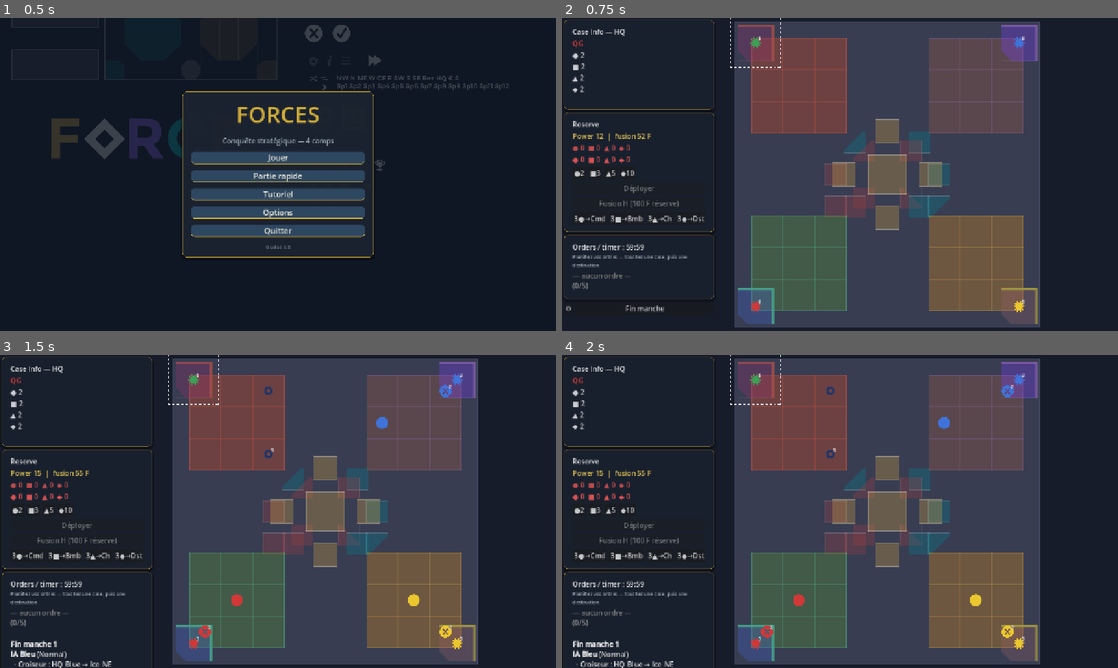
Above: before the commit, frames 1-4 (two rows, left to right).
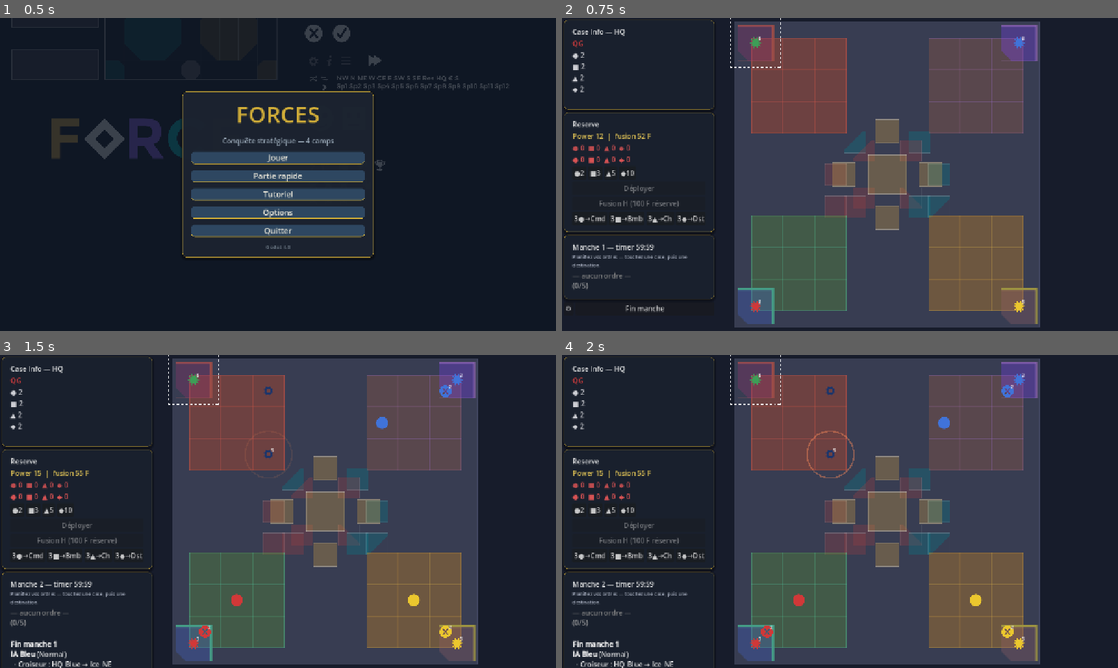
Above: after the commit, the same moments.

Repository: tlloancy/Forces
Game: Godot game, scene res://scenes/menu/main_menu.tscn
Same seed, same stepped clock (60 frames per second), same inputs: the game is played once before the commit and once after it.
Inputs:
- Up to frame 1 (0.5 s): no input
- Up to frame 2 (0.75 s): click "Partie rapide" at 0.5 s
- Up to frame 3 (1.5 s): click "Fin manche" at 1.25 s
- Up to frame 4 (2 s): no input

Frame 1 is identical in both runs. In frame 2, 0.2% of the frame differs, in the area x 1-17%, y 72-75%; in frame 3, 0.2%; in frame 4, 0.3%, in the area x 1-53%, y 24-75%.

Commit message:
Port solo v1 : victoire, flash résolution, réserve QG, options persistées.
Overlay fin de partie, pulse des combats sur la carte, cycle réserve au QG, GameSettings, IA déploie en réserve, README/CHANGELOG v1.

Diff:
--- a/godot/project.godot
+++ b/godot/project.godot
@@ -27,6 +27,7 @@
 BoardGraph="*res://scripts/core/board_graph.gd"
 GameSession="*res://scripts/app/game_session.gd"
 AudioManager="*res://scripts/app/audio_manager.gd"
+GameSettings="*res://scripts/app/game_settings.gd"
 
 [display]
 
--- a/godot/scenes/battle/battle.tscn
+++ b/godot/scenes/battle/battle.tscn
@@ -199,6 +199,61 @@
 size_flags_horizontal = 3
 text = "Fin manche"
 
+[node name="GameOverLayer" type="CanvasLayer" parent="."]
+layer = 10
+visible = false
+
+[node name="Dim" type="ColorRect" parent="GameOverLayer"]
+anchors_preset = 15
+anchor_right = 1.0
+anchor_bottom = 1.0
+grow_horizontal = 2
+grow_vertical = 2
+mouse_filter = 0
+color = Color(0.02, 0.04, 0.1, 0.72)
+
+[node name="Center" type="CenterContainer" parent="GameOverLayer"]
+anchors_preset = 15
+anchor_right = 1.0
+anchor_bottom = 1.0
+grow_horizontal = 2
+grow_vertical = 2
+
+[node name="Panel" type="PanelContainer" parent="GameOverLayer/Center"]
+layout_mode = 2
+
+[node name="VBox" type="VBoxContainer" parent="GameOverLayer/Center/Panel"]
+layout_mode = 2
+theme_override_constants/separation = 12
+
+[node name="GameOverLabel" type="Label" parent="GameOverLayer/Center/Panel/VBox"]
+unique_name_in_owner = true
+layout_mode = 2
+theme_override_font_sizes/font_size = 22
+text = "Victoire"
+horizontal_alignment = 1
+
+[node name="GameOverHint" type="Label" parent="GameOverLayer/Center/Panel/VBox"]
+layout_mode = 2
+theme_override_colors/font_color = Color(0.75, 0.78, 0.85, 1)
+text = "Un seul camp reste en jeu."
+horizontal_alignment = 1
+
+[node name="Buttons" type="HBoxContainer" parent="GameOverLayer/Center/Panel/VBox"]
+layout_mode = 2
+alignment = 1
+theme_override_constants/separation = 10
+
+[node name="ReplayButton" type="Button" parent="GameOverLayer/Center/Panel/VBox/Buttons"]
+unique_name_in_owner = true
+layout_mode = 2
+text = "Rejouer"
+
+[node name="MenuButtonGO" type="Button" parent="GameOverLayer/Center/Panel/VBox/Buttons"]
+unique_name_in_owner = true
+layout_mode = 2
+text = "Menu"
+
 [node name="DebugLayer" type="Control" parent="."]
 visible = false
 layout_mode = 1
@@ -258,6 +313,8 @@
 offset_right = 400.0
 offset_bottom = 300.0
 
+[connection signal="pressed" from="GameOverLayer/Center/Panel/VBox/Buttons/ReplayButton" to="." method="_on_replay_pressed"]
+[connection signal="pressed" from="GameOverLayer/Center/Panel/VBox/Buttons/MenuButtonGO" to="." method="_on_menu_pressed"]
 [connection signal="pressed" from="Sidebar/MenuRow/MenuButton" to="." method="_on_menu_pressed"]
 [connection signal="pressed" from="Sidebar/MenuRow/EndRoundButton" to="." method="_on_end_round_pressed"]
 [connection signal="pressed" from="Sidebar/ReservePanel/VBox/ReserveActions/BuySoldierButton" to="." method="_on_buy_soldier_pressed"]
--- a/godot/scripts/ai/ai_planner.gd
+++ b/godot/scripts/ai/ai_planner.gd
@@ -53,6 +53,7 @@
 		if err.is_empty():
 			logs.append("  · %s : %s → %s" % [piece.label(), from_sector, dest])
 	_maybe_ai_buy(state, camp, difficulty, rng, logs)
+	_maybe_ai_deploy(state, camp, difficulty, rng, logs)
 	_maybe_ai_hbomb(state, camp, difficulty, rng, logs)
 	if logs.is_empty():
 		logs.append("  · (aucun ordre)")
@@ -213,6 +214,33 @@
 		logs.append("  · achat %s (réserve)" % GameConstants.piece_type_label(pick))
 
 
+static func _maybe_ai_deploy(
+	state: GameState,
+	camp: GameConstants.Camp,
+	difficulty: GameSession.Difficulty,
+	rng: RandomNumberGenerator,
+	logs: Array[String],
+) -> void:
+	if difficulty == GameSession.Difficulty.EASY:
+		return
+	if state.camp_orders_used(camp) >= GameConstants.MAX_ORDERS_PER_ROUND:
+		return
+	var reserves: Array[PieceInstance] = state.reserve_pieces(camp)
+	if reserves.is_empty() or rng.randf() > 0.55:
+		return
+	reserves.sort_custom(func(a: PieceInstance, b: PieceInstance) -> bool:
+		return a.combat_force() > b.combat_force()
+	)
+	var hq: String = BoardCatalog.hq_for_camp(camp)
+	for piece: PieceInstance in reserves:
+		if state.has_piece_moved(piece.id):
+			continue
+		var err: String = state.try_deploy_from_reserve(piece, hq)
+		if err.is_empty():
+			logs.append("  · déploiement %s sur %s" % [piece.label(), hq])
+			return
+
+
 static func _maybe_ai_hbomb(
 	state: GameState,
 	camp: GameConstants.Camp,
--- /dev/null
+++ b/godot/scripts/app/game_settings.gd
@@ -0,0 +1,23 @@
+extends Node
+## Persistance locale (volumes, etc.) — user://forces_settings.cfg
+
+const CFG_PATH := "user://forces_settings.cfg"
+
+
+func _ready() -> void:
+	load_into_session()
+
+
+func load_into_session() -> void:
+	var file := ConfigFile.new()
+	if file.load(CFG_PATH) != OK:
+		return
+	GameSession.music_volume = clampf(float(file.get_value("audio", "music", 0.8)), 0.0, 1.0)
+	GameSession.sfx_volume = clampf(float(file.get_value("audio", "sfx", 0.8)), 0.0, 1.0)
+
+
+func save_from_session() -> void:
+	var file := ConfigFile.new()
+	file.set_value("audio", "music", GameSession.music_volume)
+	file.set_value("audio", "sfx", GameSession.sfx_volume)
+	file.save(CFG_PATH)
--- a/godot/scripts/battle/battle.gd
+++ b/godot/scripts/battle/battle.gd
@@ -16,6 +16,8 @@
 @onready var _buy_cruiser_btn: Button = %BuyCruiserButton
 @onready var _deploy_btn: Button = %DeployButton
 @onready var _hbomb_fuse_btn: Button = %HbombFuseButton
+@onready var _game_over_layer: CanvasLayer = $GameOverLayer
+@onready var _game_over_label: Label = %GameOverLabel
 
 var _state: GameState
 var _selected_sector: String = ""
@@ -34,6 +36,12 @@
 	_state.power_changed.connect(_on_power_changed)
 	_board_map.sector_pressed.connect(_on_map_sector_pressed)
 	_style_sidebar()
+	if _game_over_layer:
+		_game_over_layer.visible = false
+	if _game_over_layer:
+		var go_panel: PanelContainer = _game_over_layer.get_node("Center/Panel") as PanelContainer
+		if go_panel:
+			MenuTheme.style_panel(go_panel)
 	AudioManager.play_battle_music()
 	_populate_sector_list()
 	_begin_match()
@@ -85,12 +93,17 @@
 
 func _refresh_ui() -> void:
 	var planning: bool = _state.phase == GameConstants.GamePhase.PLANNING
+	var game_over: bool = _state.phase == GameConstants.GamePhase.GAME_OVER
 	_end_round_btn.disabled = not planning
+	if _game_over_layer:
+		_game_over_layer.visible = game_over
 	_buy_soldier_btn.disabled = not planning
 	_buy_raider_btn.disabled = not planning
 	_buy_hunter_btn.disabled = not planning
 	_buy_cruiser_btn.disabled = not planning
-	_deploy_btn.disabled = not planning or _selected_piece_id < 0
+	var sel: PieceInstance = _selected_piece()
+	var can_deploy: bool = sel != null and sel.in_reserve and not _state.has_piece_moved(sel.id)
+	_deploy_btn.disabled = not planning or not can_deploy
 	var fusion_ok: bool = (
 		not _selected_sector.is_empty()
 		and _state.hbomb_fusion_force_available(_state.human_camp, _selected_sector)
@@ -115,7 +128,8 @@
 			_selected_piece(),
 		)
 	if _status:
-		_status.text = "Phase %s | ordres %d/%d" % [
+		_status.text = "%s | %s | ordres %d/%d" % [
+			GameConstants.camp_to_string(_state.human_camp),
 			_phase_name(_state.phase),
 			_state.camp_orders_used(_state.human_camp),
 			GameConstants.MAX_ORDERS_PER_ROUND,
@@ -133,7 +147,14 @@
 	for p: PieceInstance in _state.human_pieces_on_sector(sector_id):
 		if not _state.has_piece_moved(p.id):
 			result.append(p)
+	var hq: String = BoardCatalog.hq_for_camp(_state.human_camp)
+	if sector_id == hq:
+		for p: PieceInstance in _state.reserve_pieces(_state.human_camp):
+			if not _state.has_piece_moved(p.id):
+				result.append(p)
 	result.sort_custom(func(a: PieceInstance, b: PieceInstance) -> bool:
+		if a.in_reserve != b.in_reserve:
+			return not a.in_reserve
 		return int(a.type) < int(b.type)
 	)
 	return result
@@ -169,12 +190,17 @@
 
 
 func _log_last_order() -> void:
-	pass
+	var orders: Array[GameOrder] = _state.orders_for_camp(_state.human_camp)
+	if orders.is_empty():
+		return
+	var last: GameOrder = orders[orders.size() - 1]
+	_log.append_text("[color=#c8a878]%s[/color]\n" % last.pad_label())
 
 
 func _phase_name(phase: GameConstants.GamePhase) -> String:
 	match phase:
 		GameConstants.GamePhase.PLANNING: return "Planification"
+		GameConstants.GamePhase.RESOLUTION: return "Résolution"
 		GameConstants.GamePhase.GAME_OVER: return "Fin"
 		_: return "?"
 
@@ -182,6 +208,11 @@
 func _select_sector(sector_id: String) -> void:
 	if _selected_piece_id >= 0:
 		var active: PieceInstance = _selected_piece()
+		if active != null and active.in_reserve:
+			var hq: String = BoardCatalog.hq_for_camp(_state.human_camp)
+			if sector_id == hq:
+				_on_deploy_pressed()
+				return
 		if active != null and not active.in_reserve and sector_id != active.sector_id:
 			var dests := _state.destinations_for(active)
 			if sector_id in dests:
@@ -369,12 +400,39 @@
 	_log.append_text("\n[b]Fin manche %d[/b]\n" % _state.round_number)
 	for line: String in AiPlanner.run_all_ai(_state):
 		_log.append_text(line + "\n")
+	var conflict_sectors := _conflict_sectors()
+	_state.set_phase(GameConstants.GamePhase.RESOLUTION)
+	_refresh_ui()
+	if _board_map.has_method("flash_sectors") and not conflict_sectors.is_empty():
+		_board_map.call(
+			"flash_sectors",
+			PackedStringArray(conflict_sectors),
+			Color(1.0, 0.55, 0.35, 0.8),
+			0.9,
+		)
 	for line: String in _state.end_planning_round():
 		_log.append_text(line + "\n")
 	_check_game_over()
 	_planning_elapsed = 1
 	_timer_accum = 0.0
 	_refresh_ui()
+
+
+func _conflict_sectors() -> Array[String]:
+	var result: Array[String] = []
+	var seen: Dictionary = {}
+	for p: PieceInstance in _state.pieces:
+		if p.in_reserve or seen.has(p.sector_id):
+			continue
+		var camps: Dictionary = {}
+		for s: PieceInstance in _state.pieces_on_sector(p.sector_id):
+			if s.type == GameConstants.PieceType.HBOMB:
+				continue
+			camps[s.camp] = true
+		if camps.size() > 1:
+			result.append(p.sector_id)
+		seen[p.sector_id] = true
+	return result
 
 
 func _check_game_over() -> void:
@@ -386,7 +444,18 @@
 			winner = camp
 	if alive <= 1 and _state.round_number > 1:
 		_state.set_phase(GameConstants.GamePhase.GAME_OVER)
-		_log.append_text("\n[color=yellow]Victoire : %s[/color]\n" % GameConstants.camp_to_string(winner))
+		var msg: String = "Victoire : %s" % GameConstants.camp_to_string(winner)
+		_log.append_text("\n[color=yellow]%s[/color]\n" % msg)
+		if _game_over_label:
+			_game_over_label.text = msg
+
+
+func _on_replay_pressed() -> void:
+	if _game_over_layer:
+		_game_over_layer.visible = false
+	_begin_match()
+	_select_sector(BoardCatalog.hq_for_camp(_state.human_camp))
+	_refresh_ui()
 
 
 func _on_phase_changed(_phase: GameConstants.GamePhase) -> void:
--- a/godot/scripts/battle/battle_sidebar.gd
+++ b/godot/scripts/battle/battle_sidebar.gd
@@ -39,14 +39,17 @@
 			lines.append("%s %d" % [key, int(counts[key])])
 		_case_stats.text = "\n".join(lines) if not lines.is_empty() else "—"
 
-	if selected_piece != null and selected_sector != "" and selected_piece.sector_id == selected_sector:
-		var domain := GameConstants.movement_domain_label(
-			GameConstants.piece_movement_domain(selected_piece.type)
-		)
-		_case_piece.text = "Pièce : %s (%s) — recliquez la case pour changer" % [
-			selected_piece.label(),
-			domain,
-		]
+	if selected_piece != null:
+		if selected_piece.in_reserve:
+			_case_piece.text = "Réserve : %s — Déployer sur votre QG" % selected_piece.label()
+		elif selected_sector != "" and selected_piece.sector_id == selected_sector:
+			var domain := GameConstants.movement_domain_label(
+				GameConstants.piece_movement_domain(selected_piece.type)
+			)
+			_case_piece.text = "Pièce : %s (%s) — recliquez la case pour changer" % [
+				selected_piece.label(),
+				domain,
+			]
 
 	var fusion_f: int = state.hbomb_fusion_force_available(human_camp, selected_sector)
 	_reserve_power.text = "Power %d  |  fusion %d F" % [
@@ -66,7 +69,10 @@
 	_reserve_outline.text = outline_row
 	_reserve_counts.text = count_row
 
-	_orders_timer.text = "Orders / timer : %s" % _format_timer(planning_elapsed)
+	_orders_timer.text = "Manche %d — timer %s" % [
+		state.round_number,
+		_format_timer(planning_elapsed),
+	]
 	_orders_queue.text = _format_orders_queue(state, human_camp)
 
 
--- a/godot/scripts/battle/board_map.gd
+++ b/godot/scripts/battle/board_map.gd
@@ -16,6 +16,9 @@
 var _move_highlights: PackedStringArray = PackedStringArray()
 var _highlight_color: Color = Color(0.95, 0.85, 0.35, 0.55)
 var _state: GameState
+var _flash_sectors: PackedStringArray = PackedStringArray()
+var _flash_color: Color = Color(1.0, 0.45, 0.35, 0.7)
+var _flash_time_left: float = 0.0
 
 
 func _ready() -> void:
@@ -118,6 +121,18 @@
 	queue_redraw()
 
 
+func flash_sectors(sectors: PackedStringArray, color: Color = Color(1.0, 0.45, 0.35, 0.75), duration: float = 0.85) -> void:
+	_flash_sectors = sectors
+	_flash_color = color
+	_flash_time_left = maxf(duration, 0.1)
+
+
+func _process(delta: float) -> void:
+	if _flash_time_left > 0.0:
+		_flash_time_left = maxf(0.0, _flash_time_left - delta)
+		queue_redraw()
+
+
 func _on_hit(event: InputEvent, sector_id: String) -> void:
 	if event is InputEventMouseButton:
 		var mb := event as InputEventMouseButton
@@ -141,6 +156,18 @@
 
 	if _state == null:
 		return
+
+	if _flash_time_left > 0.0 and not _flash_sectors.is_empty():
+		var pulse: float = 0.45 + 0.55 * sin(_flash_time_left * 14.0)
+		var fc := Color(_flash_color.r, _flash_color.g, _flash_color.b, _flash_color.a * pulse)
+		for sector_id: String in _flash_sectors:
+			if not _layout.has(sector_id):
+				continue
+			var fd: Dictionary = _layout[sector_id] as Dictionary
+			var fr: float = float(fd.get("r", 10)) * scale * 1.55
+			var fcx := board.position.x + float(fd["x"]) * sx
+			var fcy := board.position.y + float(fd["y"]) * sy
+			draw_arc(Vector2(fcx, fcy), fr, 0.0, TAU, 36, fc, 3.5)
 
 	for sector_id: String in _move_highlights:
 		if not _layout.has(sector_id):
--- a/godot/scripts/menu/options_menu.gd
+++ b/godot/scripts/menu/options_menu.gd
@@ -12,12 +12,15 @@
 func _on_music_changed(value: float) -> void:
 	GameSession.music_volume = value / 100.0
 	AudioManager.refresh_volumes()
+	GameSettings.save_from_session()
 
 
 func _on_sfx_changed(value: float) -> void:
 	GameSession.sfx_volume = value / 100.0
 	AudioManager.refresh_volumes()
+	GameSettings.save_from_session()
 
 
 func _on_back_pressed() -> void:
+	GameSettings.save_from_session()
 	get_tree().change_scene_to_file("res://scenes/menu/main_menu.tscn")
Not shown, changed: godot/CHANGELOG.md
Not shown, changed: godot/README.md
